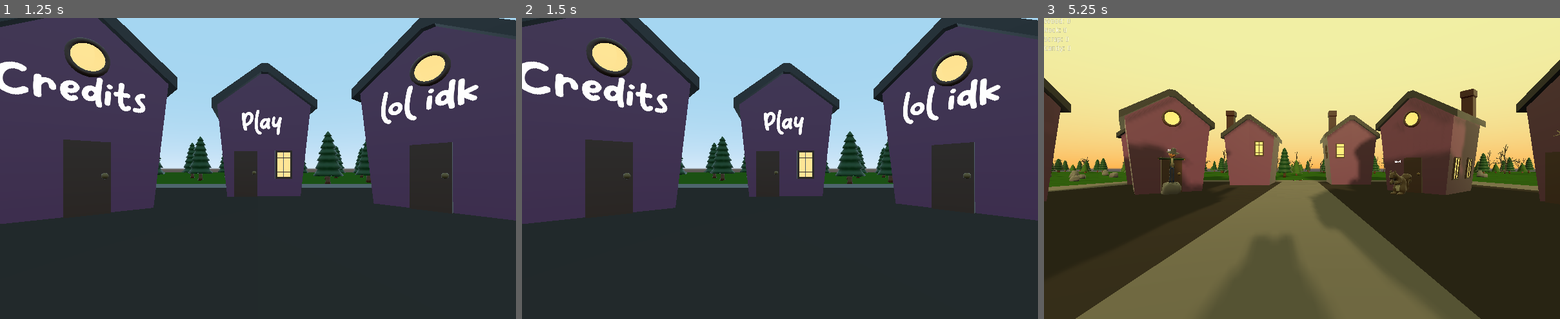
Above: before the commit, frames 1-3 (left to right).
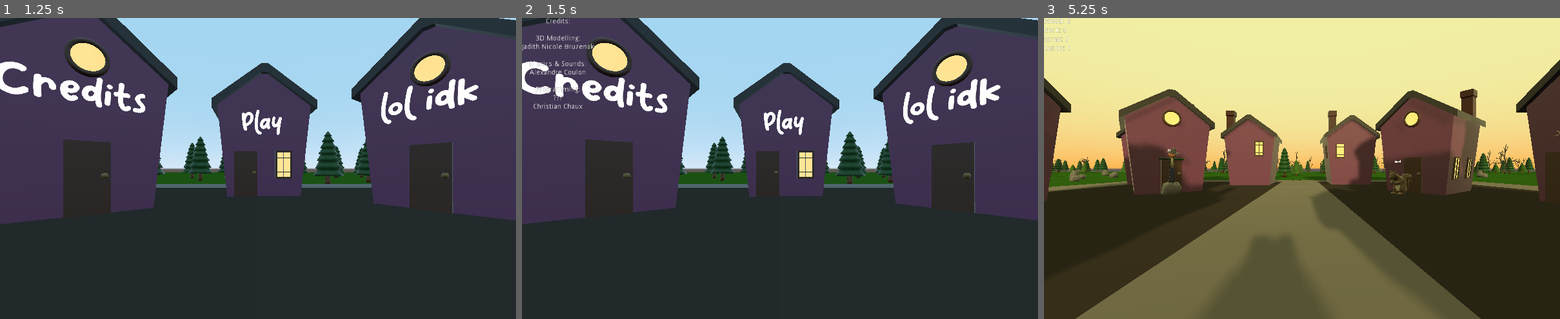
Above: after the commit, the same moments.

Repository: Xwilarg/BearJam
Game: Godot game, scene res://Scenes/MainMenu.tscn
The game is run twice, just before and just after one commit, with the same random seed, the same clock (stepped at 60 frames per second) and the same inputs.
Inputs (mouse positions are in pixels of both pictures, inside the frame that each line leads up to):
- Up to frame 1 (1.25 s): tap Enter at 0.5 s; move the mouse to (371, 153) at 0.52 s; hold D (right) from 0.53 s (still down); tap K (Line_2) at 0.6 s; click (371, 153) at 0.67 s
- Up to frame 2 (1.5 s): tap Space (action_spacebar) at 1.25 s; move the mouse to (676, 183) at 1.27 s; release D (right) at 1.28 s; hold S (backward) from 1.28 s (still down); tap L (Line_3) at 1.35 s; click (676, 183) at 1.42 s
- Up to frame 3 (5.25 s): tap Enter at 2, 3.5 s; move the mouse to (1353, 102) at 2.02 s; release S (backward) at 2.03 s; hold D (right) 2.03-2.78 s; hold Space (action_spacebar) 2.03-2.78 s; click (1353, 102) at 2.17 s; move the mouse to (1276, 228) at 2.77 s; hold W (forward) 2.78-3.53 s; tap K (Line_2) at 2.85, 5.1 s; click (1276, 228) at 2.92 s; move the mouse to (1456, 213) at 3.52 s; hold A (left) 3.53-5.03 s; tap L (Line_3) at 3.6 s; click (1456, 213) at 3.67 s; tap Space (action_spacebar) at 4.25, 4.35 s; move the mouse to (1147, 123) at 4.27 s; click (1147, 123) at 4.42 s; move the mouse to (1327, 168) at 5.02 s; hold S (backward) from 5.03 s (still down); click (1327, 168) at 5.17 s

Frame 1 is identical in both runs. In frame 2, 0.5% of the frame differs, in the area x 0-14%, y 0-31%; in frame 3, nothing differs.

Commit message:
Add credits

Diff:
--- a/Scenes/MainMenu.tscn
+++ b/Scenes/MainMenu.tscn
@@ -147,3 +147,25 @@
 
 [node name="Tree_var3_14" parent="Forest" instance=ExtResource( 3 )]
 transform = Transform( 1, 0, 0, 0, 1, 0, 0, 0, 1, -40.4631, 0.164504, -19.7409 )
+
+[node name="Credits" type="Control" parent="."]
+margin_right = 40.0
+margin_bottom = 40.0
+
+[node name="Text" type="Label" parent="Credits"]
+visible = false
+anchor_right = 1.0
+anchor_bottom = 1.0
+text = "Credits:
+
+3D Modelling:
+Jadith Nicole Bruzenak
+
+Musics & Sounds:
+Alexandre Coulon
+
+Programming:
+???
+Christian Chaux"
+align = 1
+valign = 1
--- a/Scripts/GameSytem.gd
+++ b/Scripts/GameSytem.gd
@@ -2,7 +2,7 @@
 
 var permissiveness = .5 # How much error margin you have when clicking a note
 var maxBurst = 3 # Number of patterns that can follow each others
-var delayBetweenNotes = 0.2 # Number of seconds between each notes
+var delayBetweenNotes = 0.1 # Number of seconds between each notes
 var songDuration = 180 # Duration of the song
 
 var day_time = 0;
--- a/Scripts/MainMenu.gd
+++ b/Scripts/MainMenu.gd
@@ -15,3 +15,5 @@
 			var name = selection.collider.name
 			if name == "Play":
 				get_tree().change_scene("res://Scenes/Day.tscn")
+			elif name == "Credits":
+				$Credits/Text.visible = !$Credits/Text.visible
